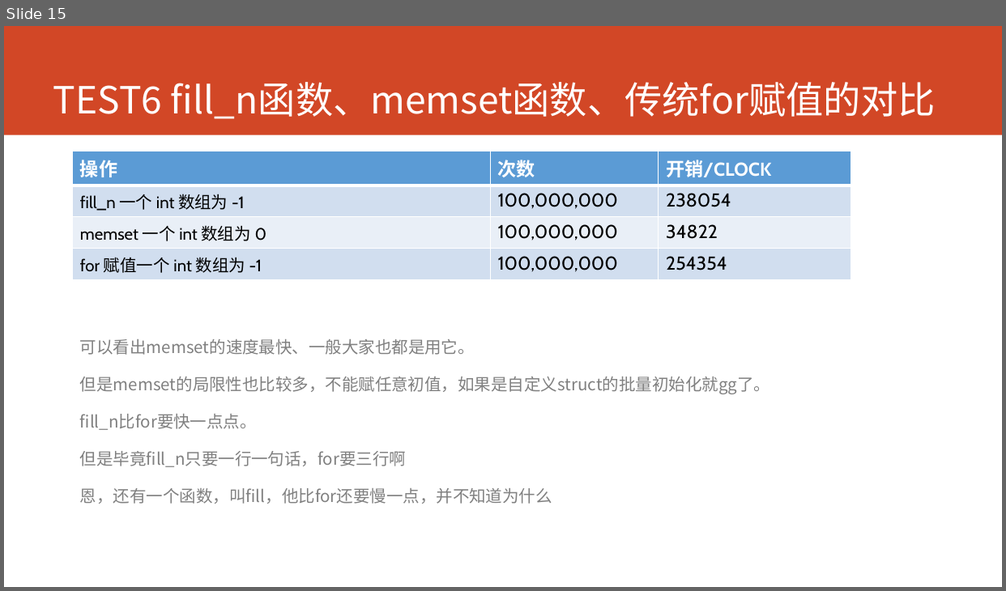
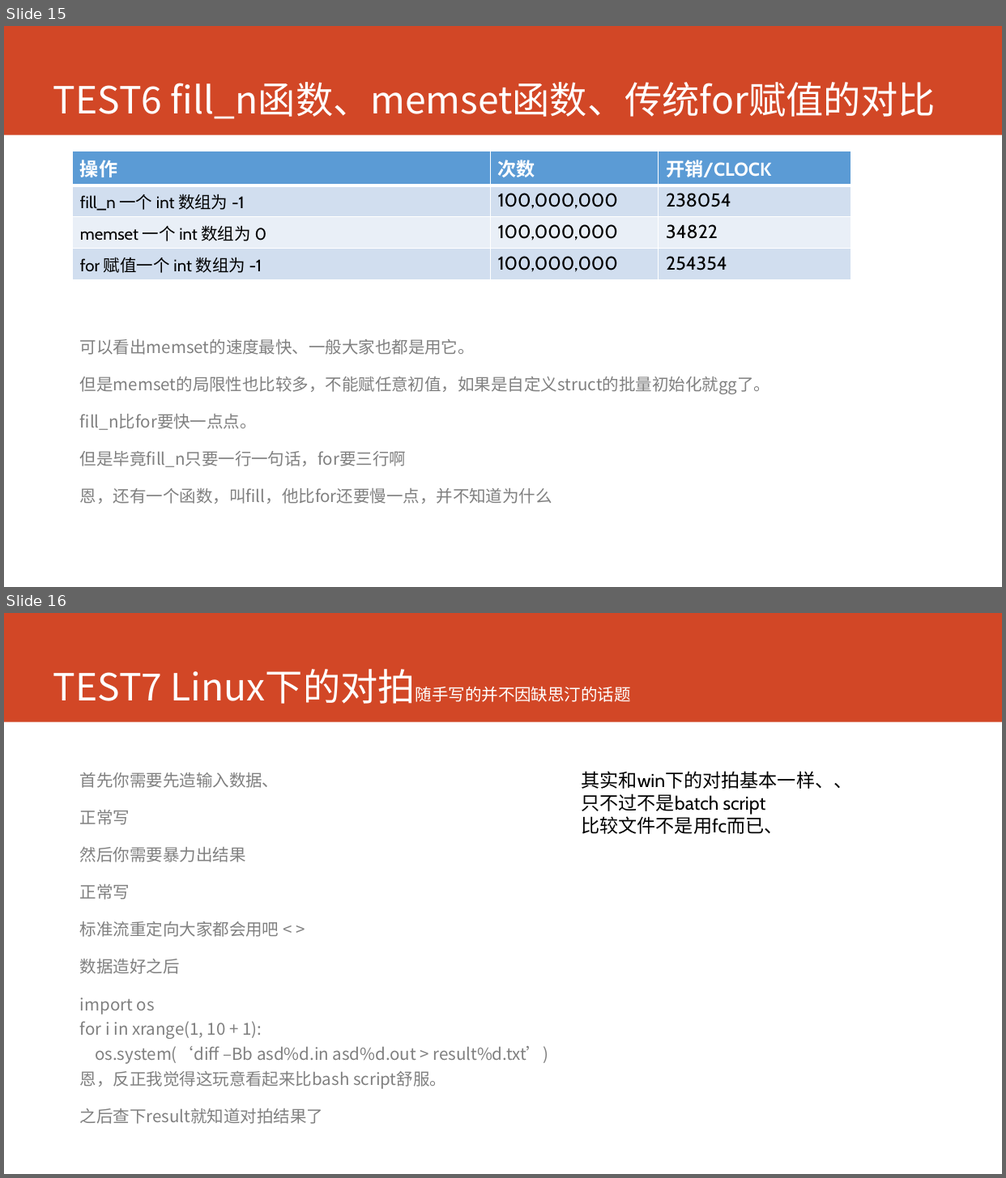
Before and after one commit to cjsoft/noip, a slide deck: OI-related/speech/一些因缺思汀的小实验.pptx. Shown one above the other, each under a label of ours: slide 15 before the commit, slides 15 and 16 after it. The pictures are 1006x591 and 1006x1178 pixels, drawn with LibreOffice and Linux fonts; fonts in the diff are those of the drawing. Boxes give left, top, right and bottom in pixels: in the first picture for what was removed or moved away, otherwise in the second. Text is boxed around its words. In the diff, an @@ line names an element or a change of style, - is before the commit and + after.

```diff
--- a/OI-related/speech/一些因缺思汀的小实验.pptx
+++ b/OI-related/speech/一些因缺思汀的小实验.pptx
@@ slide 16 added at (x1=4, y1=613, x2=1002, y2=1174), background #FFFFFF; not listed: 1 template element that a slide beside it also shows @@
@@ title added at (x1=53, y1=672, x2=163, y2=701), 36 pt, text #FFFFFF @@
+TEST7 Linux下的对拍随手写的并不因缺思汀的话题
@@ text added at (x1=80, y1=773, x2=549, y2=1124), 16 pt, text #808080 @@
+首先你需要先造输入数据、
+正常写
+然后你需要暴力出结果
+正常写
+标准流重定向大家都会用吧 < >
+数据造好之后
+import os
+for i in xrange(1, 10 + 1):
+os.system(‘diff –Bb asd%d.in asd%d.out > result%d.txt’)
+恩，反正我觉得这玩意看起来比bash script舒服。
+之后查下result就知道对拍结果了
@@ text added at (x1=581, y1=771, x2=852, y2=834), 18 pt, text #000000 @@
+其实和win下的对拍基本一样、、
+只不过不是batch script
+比较文件不是用fc而已、
```
Also in this commit, not shown: 5 other files.
